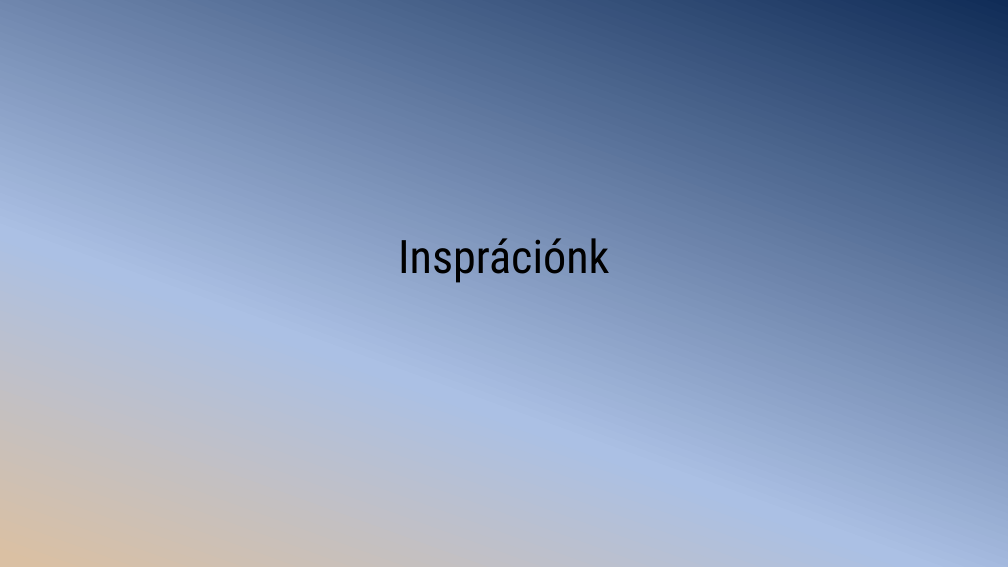
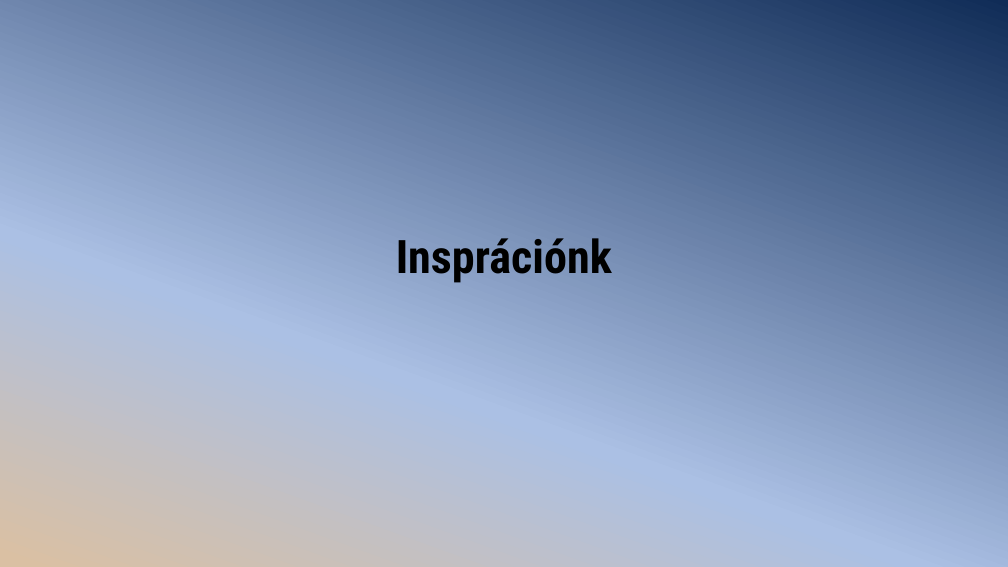
Before and after one commit to jovanovskiviktor/IKT_Projekt_1, a slide deck: slide 2 of 1_projekt/Bemutató V.CS.P.pptx. Drawn at 1008x567 pixels with LibreOffice and Linux fonts; fonts in the diff are those of the drawing. Boxes give left, top, right and bottom in pixels: in the first picture for what was removed or moved away, otherwise in the second. Text is boxed around its words. In the diff, an @@ line names an element or a change of style, - is before the commit and + after.

```diff
--- a/1_projekt/Bemutató V.CS.P.pptx
+++ b/1_projekt/Bemutató V.CS.P.pptx
@@ title "Insprációnk" at (396,238,612,283): bold on @@
```
Also in this commit, not shown: 1 other slide changed, 2 slides added, 6 other files.
